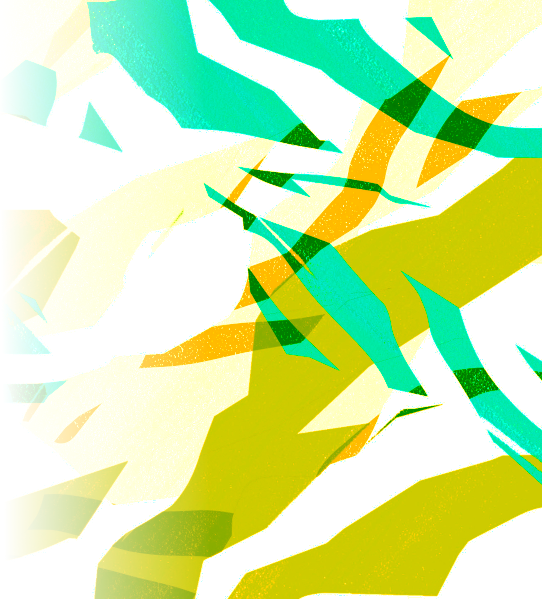
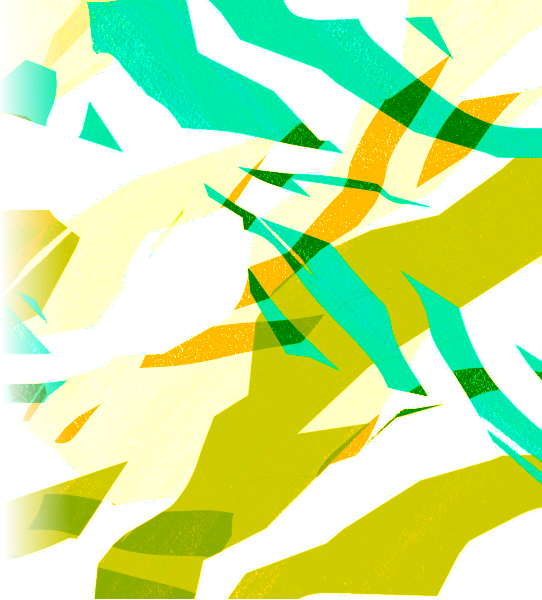
The second 542×600 image is a revision of the first. Changes to its layers:
renamed "wKey" to "outlines", painted on it over [0, 0, 209, 599]
